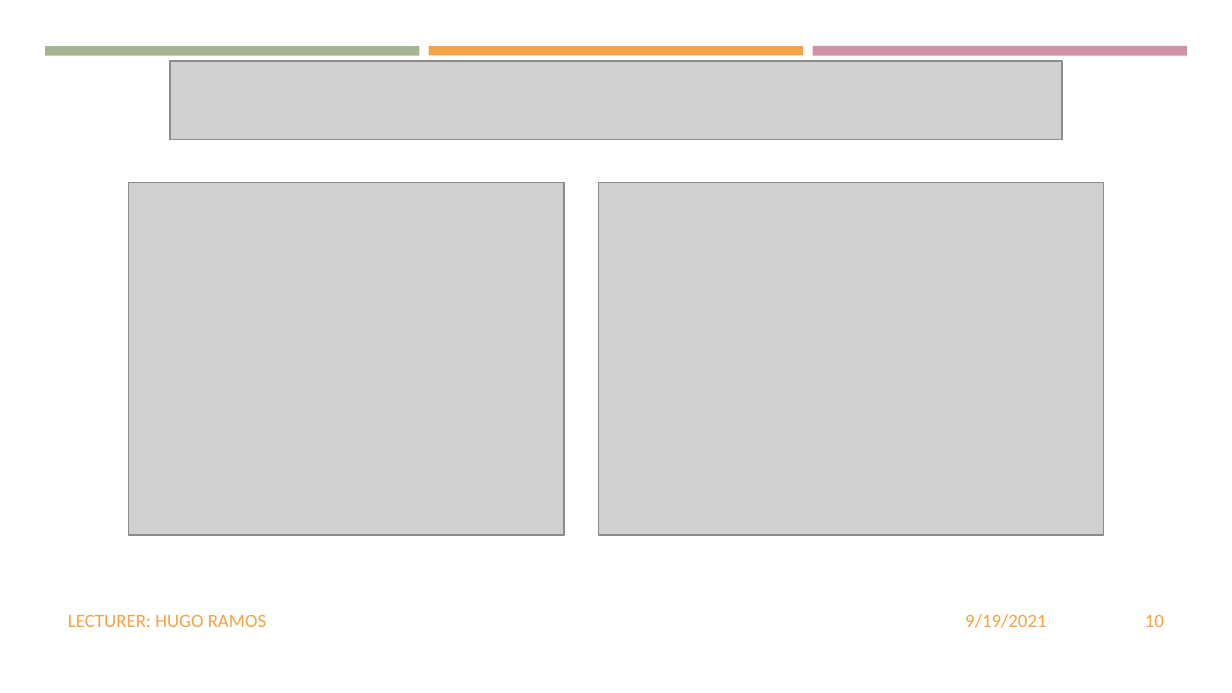
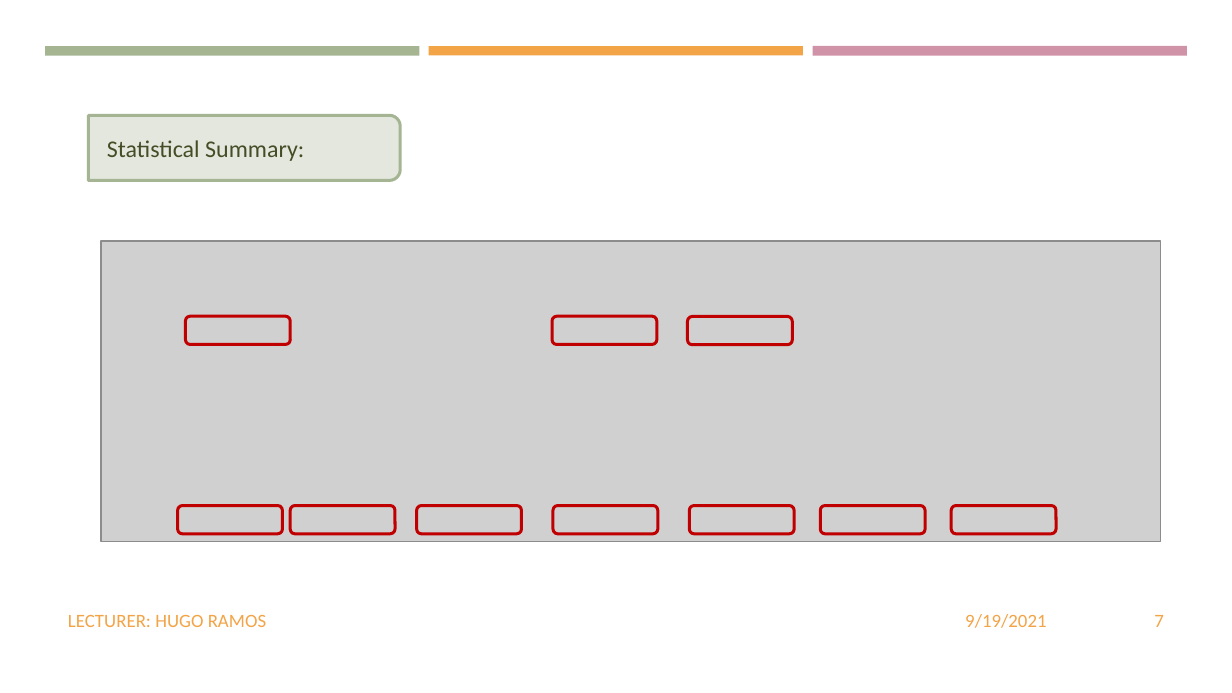
Before and after one commit to dhivyapadmanaban/California_Wildfires, a slide deck: slide 7 of Presentation/CALIFORNIA WILDFIRES.pptx (slide 10 before the commit). Drawn at 1232x693 pixels with LibreOffice and Linux fonts; fonts in the diff are those of the drawing; grey boxes stand for pictures. Boxes give left, top, right and bottom in pixels: in the first picture for what was removed or moved away, otherwise in the second. Text is boxed around its words. In the diff, an @@ line names an element or a change of style, - is before the commit and + after.

```diff
--- a/Presentation/CALIFORNIA WILDFIRES.pptx
+++ b/Presentation/CALIFORNIA WILDFIRES.pptx
@@ picture removed at (x1=170, y1=60, x2=1062, y2=139) @@
@@ round same rect added at (x1=89, y1=116, x2=400, y2=181), fill #E0E5DB at 90% opacity, outline #A5B492 1.75 pt @@
@@ text added at (x1=107, y1=140, x2=304, y2=161), 14 pt, text #444D26 @@
+  Statistical Summary:
@@ picture removed at (x1=128, y1=182, x2=563, y2=535) @@
@@ picture removed at (x1=599, y1=182, x2=1103, y2=535) @@
@@ picture added at (x1=101, y1=241, x2=1161, y2=542) @@
@@ rounded rectangle added at (x1=185, y1=317, x2=290, y2=345), outline #C00000 1.75 pt @@
@@ rounded rectangle added at (x1=552, y1=317, x2=657, y2=345), outline #C00000 1.75 pt @@
@@ rounded rectangle added at (x1=687, y1=317, x2=792, y2=345), outline #C00000 1.75 pt @@
@@ rounded rectangle added at (x1=177, y1=505, x2=282, y2=533), outline #C00000 1.75 pt @@
@@ rounded rectangle added at (x1=291, y1=505, x2=395, y2=533), outline #C00000 1.75 pt @@
@@ rounded rectangle added at (x1=416, y1=505, x2=521, y2=533), outline #C00000 1.75 pt @@
@@ rounded rectangle added at (x1=553, y1=505, x2=658, y2=533), outline #C00000 1.75 pt @@
@@ rounded rectangle added at (x1=690, y1=505, x2=795, y2=533), outline #C00000 1.75 pt @@
@@ rounded rectangle added at (x1=821, y1=505, x2=925, y2=533), outline #C00000 1.75 pt @@
@@ rounded rectangle added at (x1=951, y1=505, x2=1056, y2=533), outline #C00000 1.75 pt @@
@@ page number at (x1=1154, y1=615, x2=1164, y2=627): text changed @@
-10
+7
```
Also in this commit, not shown: 3 other slides changed, 2 slides removed, 1 other file.
